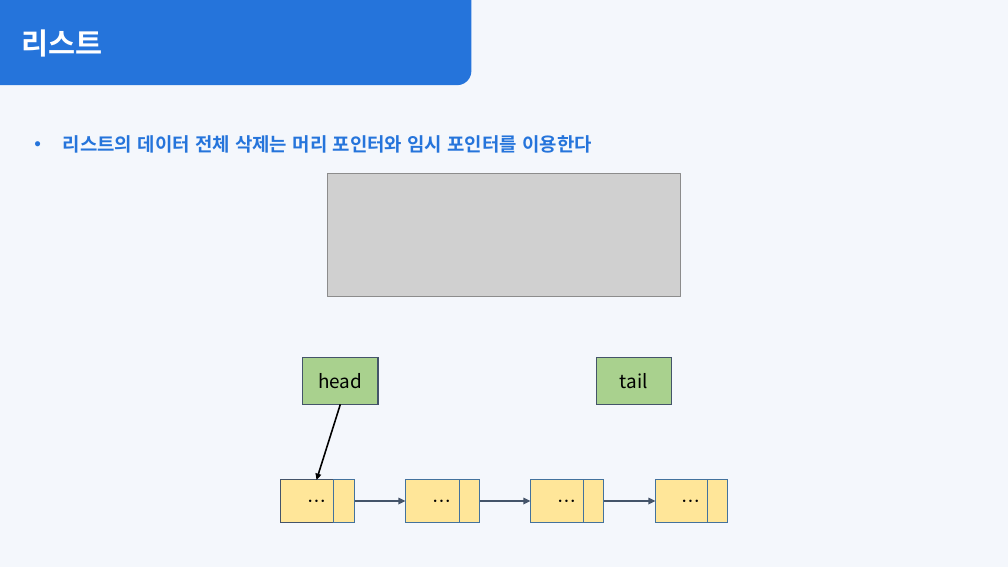
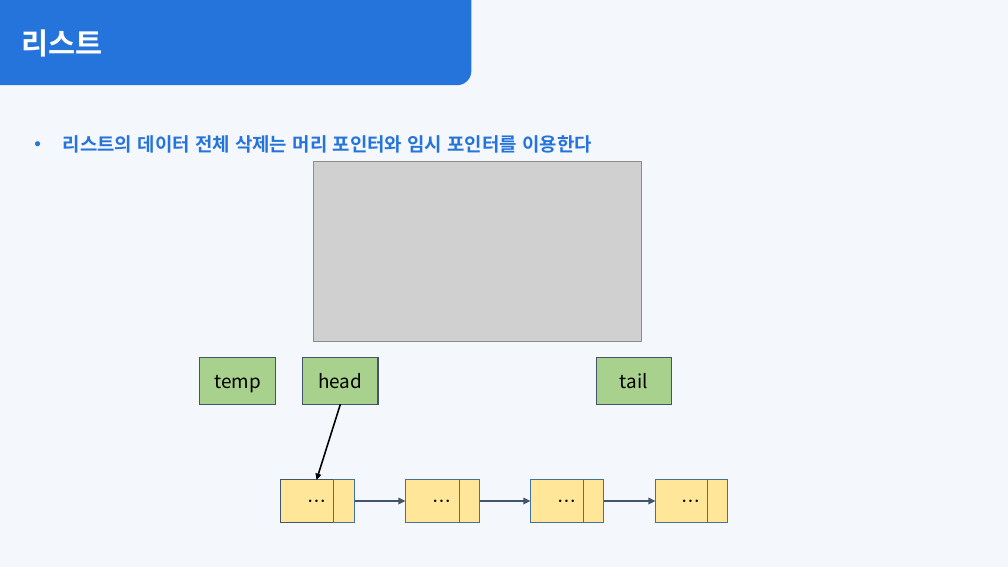
Before and after one commit to Hamsik2rang/SA24-Algorithm-Study, a slide deck: slide 34 of Language_Study/C/PPT/알고리즘 스터디 - 정렬, 이분탐색, 자료구조-리스트.pptx. Drawn at 1008x567 pixels with LibreOffice and Linux fonts; fonts in the diff are those of the drawing; grey boxes stand for pictures. Boxes give left, top, right and bottom in pixels: in the first picture for what was removed or moved away, otherwise in the second. Text is boxed around its words. In the diff, an @@ line names an element or a change of style, - is before the commit and + after.

```diff
--- a/Language_Study/C/PPT/알고리즘 스터디 - 정렬, 이분탐색, 자료구조-리스트.pptx
+++ b/Language_Study/C/PPT/알고리즘 스터디 - 정렬, 이분탐색, 자료구조-리스트.pptx
@@ picture: place and size @@
-picture at <box>327,173,681,297</box>
+picture at <box>314,161,642,342</box>
@@ rectangle added at <box>200,358,275,404</box>, fill #A9D18E, outline #44546A 1 pt, 18 pt, text #000000 @@
+temp
```
Also in this commit, not shown: 3 other slides changed.
